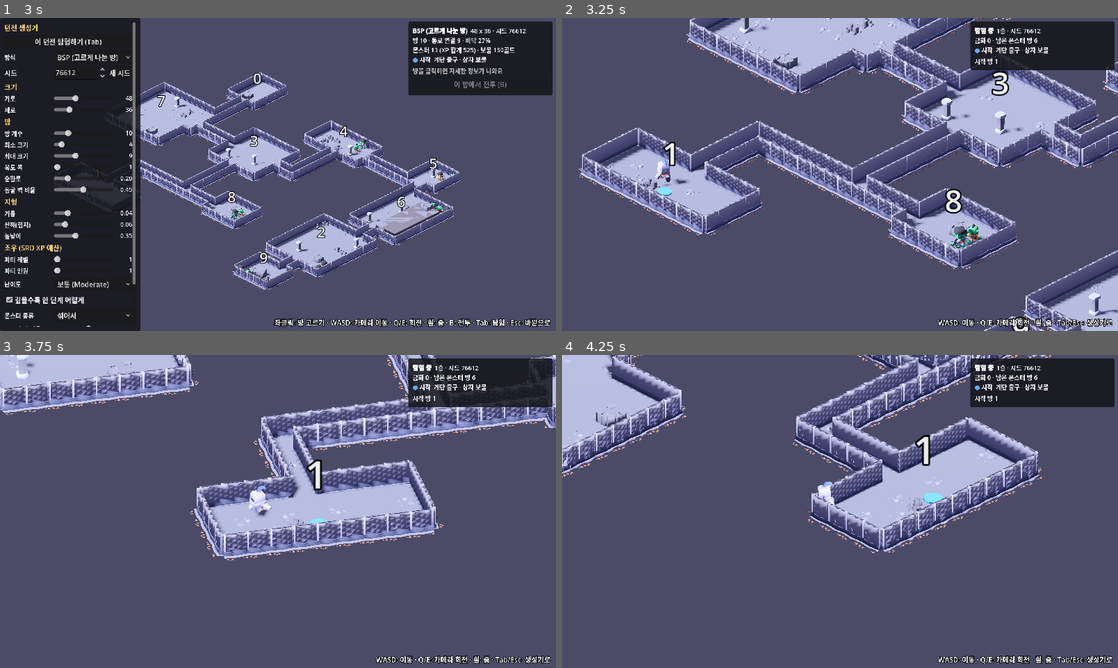
Above: before the commit, frames 1-4 (two rows, left to right).
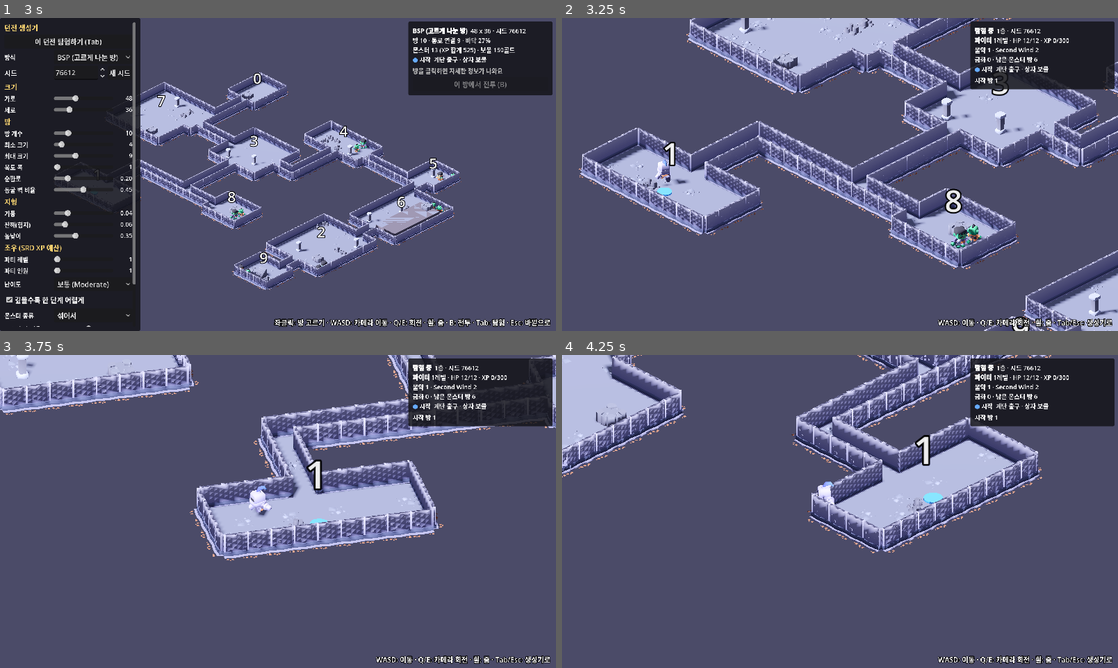
Above: after the commit, the same moments.

Repository: wooddoll/tinySlash
Game: Godot game, scene res://scenes/battle.tscn
The game is run twice, just before and just after one commit, with the same random seed, the same clock (stepped at 60 frames per second) and the same inputs. This scene is started directly instead of the project's main scene.
Inputs (mouse positions are in pixels of both pictures, inside the frame that each line leads up to):
- Up to frame 1 (3 s): tap Enter (end_turn) at 0.5 s; move the mouse to (400, 158) at 0.52 s; hold D (move_right) 0.53-1.28 s; tap Tab (explore) at 0.6 s; click (400, 158) at 0.67 s; tap Space (jump) at 0.77, 1.52 s; tap G (open_dungeon) at 0.8, 1.35 s; move the mouse to (166, 190) at 1.27 s; hold Escape (back) 1.28-2.03 s; tap B (start_battle) at 1.55, 2.1 s; move the mouse to (333, 105) at 2.02 s; hold D (move_right) 2.03-2.78 s; tap R at 2.3, 2.85 s; move the mouse to (250, 237) at 2.77 s; hold W (move_up) from 2.78 s (still down); click (250, 237) at 2.92 s
- Up to frame 2 (3.25 s): keep holding W (move_up); tap Space (jump) at 3.02 s; tap Tab (explore) at 3.05 s
- Up to frame 3 (3.75 s): move the mouse to (444, 558) at 3.52 s; release W (move_up) at 3.53 s; hold A (move_left) from 3.53 s (still down); tap Q (cam_left) at 3.6 s
- Up to frame 4 (4.25 s): keep holding A (move_left); tap Space (jump) at 3.77 s; tap G (open_dungeon) at 3.8 s

Frame 1 is identical in both runs. In frame 2, 2.1% of the frame differs, in the area x 73-100%, y 6-23%; in frame 3, 2.1%; in frame 4, 2.1%.

Commit message:
Carry fighter state between dungeon battles
HeroState keeps HP, potion, Second Wind, Action Surge and XP across
battles during exploration, levels the fighter up from accumulated XP,
and restores the floor checkpoint on defeat. Next floors match the
party level to the fighter.

Co-Authored-By: Claude Opus 5.5 <noreply@anthropic.com>

Diff:
--- /dev/null
+++ b/rules/hero_state.gd
@@ -0,0 +1,73 @@
+## 던전 탐험 동안 전투와 전투 사이에 이어지는 파이터 상태 (HP, 사용 횟수, XP).
+## 전투 장면은 이걸로 PC를 만들고, 끝나면 결과를 다시 담습니다.
+class_name HeroState
+extends RefCounted
+
+const NAME := "파이터"
+## v1 파이터는 5레벨까지 (rules 1)
+const MAX_LEVEL := 5
+
+var xp := 0
+## -1이면 최대 HP
+var hp := -1
+## second_wind, action_surge, potion. 비어 있으면 처음 상태
+var resources := {}
+
+
+static func fresh() -> HeroState:
+	var h := HeroState.new()
+	h.resources = {"potion": 1}
+	return h
+
+
+func level() -> int:
+	return mini(Rules.level_for_xp(xp), MAX_LEVEL)
+
+
+func max_hp() -> int:
+	return Catalog.fighter(level()).max_hp
+
+
+func current_hp() -> int:
+	return max_hp() if hp < 0 else hp
+
+
+func duplicate_state() -> HeroState:
+	var h := HeroState.new()
+	h.xp = xp
+	h.hp = hp
+	h.resources = resources.duplicate()
+	return h
+
+
+## 이 상태로 전투용 PC를 만듦
+func make_creature() -> Creature:
+	var c := Creature.new(Catalog.fighter(level()), 0, NAME)
+	for k in resources:
+		c.resources[k] = resources[k]
+	if hp >= 0:
+		c.hp = clampi(hp, 1, c.stats.max_hp)
+	return c
+
+
+## 전투가 끝났거나 도망쳤을 때 PC 상태를 담고 XP를 더함. 레벨이 오르면 {"level_up": 새 레벨}
+func absorb(c: Creature, xp_gain := 0) -> Dictionary:
+	var before := Catalog.fighter(level())
+	hp = maxi(c.hp, 1)  # 이겼는데 쓰러져 있었으면 1로 일어남
+	resources = {}
+	for k in ["second_wind", "action_surge", "potion"]:
+		if c.resources.has(k):
+			resources[k] = c.resources[k]
+	xp += xp_gain
+	var after := Catalog.fighter(level())
+	if after.level <= before.level:
+		return {}
+	# 레벨업: 늘어난 최대 HP만큼 회복하고, 새로 생기거나 늘어난 사용 횟수를 더함
+	hp += after.max_hp - before.max_hp
+	var probe_old := Creature.new(before, 0)
+	var probe_new := Creature.new(after, 0)
+	for k in ["second_wind", "action_surge"]:
+		var gain: int = probe_new.resources.get(k, 0) - probe_old.resources.get(k, 0)
+		if gain > 0:
+			resources[k] = resources.get(k, 0) + gain
+	return {"level_up": after.level}
--- a/scripts/battle.gd
+++ b/scripts/battle.gd
@@ -294,8 +294,11 @@
 
 func _spawn_units() -> void:
 	combat = Combat.new(grid, Dice.new())
-	pc = Creature.new(Catalog.fighter(1), 0, "파이터")
-	pc.resources["potion"] = 1
+	if custom.has("hero"):
+		pc = (custom.hero as HeroState).make_creature()  # 던전 탐험: 앞 전투의 HP와 사용 횟수를 이어 감
+	else:
+		pc = Creature.new(Catalog.fighter(1), 0, "파이터")
+		pc.resources["potion"] = 1
 	pc.facing = Vector2i(1, 0)
 	combat.add(pc, custom.get("pc_start", PC_START))
 	var counts := {}
@@ -622,7 +625,15 @@
 	var keys := "Esc: 던전으로 · R: 다시" if _dungeon() else "F1~F5: 다른 조우 · R: 다시"
 	if _dungeon():
 		custom["result"] = "win" if combat.winner == 0 else "lose"
-	if combat.winner == 0:
+	if combat.winner == 0 and custom.has("hero"):
+		# 이긴 전투는 다시 할 수 없음 (XP가 두 번 쌓이지 않게)
+		var hero: HeroState = custom.hero
+		var up := hero.absorb(pc, combat.xp_earned)
+		result_label.text = "승리!\n경험치 +%d (누적 %d) · 레벨 %d%s\nEsc: 던전으로" % [
+			combat.xp_earned, hero.xp, hero.level(), "\n레벨 업!" if up.has("level_up") else ""]
+		if up.has("level_up"):
+			custom["level_up"] = up.level_up
+	elif combat.winner == 0:
 		result_label.text = "승리!\n경험치 %d · 레벨 %d\n%s" % [combat.xp_earned, Rules.level_for_xp(combat.xp_earned), keys]
 	else:
 		result_label.text = "패배...\n%s" % keys
@@ -674,7 +685,7 @@
 		if ENCOUNTER_KEYS.has(key) and not _dungeon():
 			encounter_id = ENCOUNTER_KEYS[key]
 			get_tree().reload_current_scene()
-		elif key == KEY_R and combat.over:
+		elif key == KEY_R and combat.over and not (custom.has("hero") and combat.winner == 0):
 			custom.erase("result")
 			get_tree().reload_current_scene()
 		elif key >= KEY_1 and key <= KEY_3:
@@ -684,6 +695,12 @@
 		elif event.is_action("end_turn"):
 			_do_action("end")
 		elif event.is_action("back"):
+			if custom.has("hero") and not combat.over:
+				# 전투 중 도망: 쓰러져 있었으면 패배, 아니면 지금 HP와 사용 횟수를 그대로 가져감
+				if pc.is_down() or not pc.is_alive():
+					custom["result"] = "lose"
+				else:
+					(custom.hero as HeroState).absorb(pc)
 			if _dungeon():
 				get_tree().change_scene_to_file("res://scenes/dungeon.tscn")
 			else:
--- a/scripts/dungeon_view.gd
+++ b/scripts/dungeon_view.gd
@@ -28,6 +28,10 @@
 static var opened := {}
 static var gold := 0
 static var floor_no := 1
+## 전투 사이에 이어지는 파이터 상태. 지면 checkpoint(이 층에 들어올 때 상태)로 되돌림 [임시]
+static var hero: HeroState = null
+static var checkpoint: HeroState = null
+static var _pending_toast := ""
 
 @onready var focus: Node3D = $Focus
 @onready var rig: Node3D = $CameraRig
@@ -76,9 +80,15 @@
 			"win":
 				cleared[int(Battle.custom.room_id)] = true  # 들어선 칸에서 계속
 			"lose":
-				explore_cell = Vector2i(-1, -1)  # 시작 지점으로 [임시: 체크포인트 대신]
+				# 층 시작 지점과 그때 상태로 [임시: 체크포인트 규칙 대신]
+				explore_cell = Vector2i(-1, -1)
+				if checkpoint:
+					hero = checkpoint.duplicate_state()
+				_pending_toast = "쓰러졌어요… 층 입구에서 다시 시작"
 			_:
 				explore_cell = retreat_cell  # 도망침
+		if Battle.custom.has("level_up"):
+			_pending_toast = "레벨 업! %d레벨" % Battle.custom.level_up
 	Battle.custom = {}
 
 
@@ -590,9 +600,11 @@
 		return
 	exploring = on
 	if on:
-		# 생성기에서 새로 시작하면 금화와 층 수를 처음부터
+		# 생성기에서 새로 시작하면 금화, 층 수, 파이터 상태를 처음부터
 		gold = 0
 		floor_no = 1
+		hero = HeroState.fresh()
+		checkpoint = hero.duplicate_state()
 	else:
 		if explorer:
 			explore_cell = explorer.cell
@@ -609,6 +621,12 @@
 	_show_room(hover_mesh, -1)
 	if exploring:
 		_show_room(select_mesh, -1)
+		if hero == null:
+			hero = HeroState.fresh()
+			checkpoint = hero.duplicate_state()
+		if _pending_toast != "":
+			_toast(_pending_toast)
+			_pending_toast = ""
 		if explorer == null:
 			var at := explore_cell if dungeon.is_walkable(explore_cell) else dungeon.start
 			explorer = Explorer.new()
@@ -651,6 +669,7 @@
 	retreat_cell = from if dungeon.is_walkable(from) else dungeon.start
 	_toast("몬스터 발견! — " + str(dungeon.rooms[room].encounter.label))
 	Battle.custom = dungeon.battle_setup(room, to)
+	Battle.custom["hero"] = hero
 	await get_tree().create_timer(0.8).timeout
 	get_tree().change_scene_to_file("res://scenes/battle.tscn")
 
@@ -679,6 +698,13 @@
 func _next_floor() -> void:
 	var keep_gold := gold
 	floor_no += 1
+	checkpoint = hero.duplicate_state()
+	# 몬스터 예산을 파이터 레벨에 맞춤
+	if params.party_level != hero.level():
+		params.party_level = hero.level()
+		_syncing = true
+		(controls["party_level"] as HSlider).value = hero.level()
+		_syncing = false
 	seed_box.value = randi_range(1, 999999)  # _set_param이 탐험 상태를 비우고 다시 만듦
 	gold = keep_gold
 	_toast("%d층" % floor_no)
@@ -697,8 +723,19 @@
 	for r in dungeon.rooms:
 		if not r.encounter.is_empty() and not cleared.has(r.id):
 			left += 1
-	info_label.text = "[b]탐험 중[/b]  %d층 · 시드 %d\n금화 %d · 남은 몬스터 방 %d\n[color=#6af]●[/color] 시작  계단 출구 · 상자 보물" % [
-		floor_no, dungeon.seed_used, gold, left]
+	var lv := hero.level()
+	var next_xp := "최고" if lv >= HeroState.MAX_LEVEL else str(Rules.XP_THRESHOLDS[lv])
+	var hp := hero.current_hp()
+	var hp_col := "#f66" if hp * 2 <= hero.max_hp() else "#ddd"
+	var probe := hero.make_creature()
+	info_label.text = ("[b]탐험 중[/b]  %d층 · 시드 %d\n"
+			+ "[b]파이터[/b] %d레벨 · [color=%s]HP %d/%d[/color] · XP %d/%s\n"
+			+ "물약 %d · Second Wind %d%s\n"
+			+ "금화 %d · 남은 몬스터 방 %d\n[color=#6af]●[/color] 시작  계단 출구 · 상자 보물") % [
+		floor_no, dungeon.seed_used, lv, hp_col, hp, hero.max_hp(), hero.xp, next_xp,
+		probe.resources.get("potion", 0), probe.resources.get("second_wind", 0),
+		(" · Action Surge %d" % probe.resources.action_surge) if probe.resources.has("action_surge") else "",
+		gold, left]
 	var here := dungeon.room_at(explorer.cell) if explorer else -1
 	if here < 0:
 		room_label.text = "[color=gray]통로[/color]"
--- a/tests/test_dungeon.gd
+++ b/tests/test_dungeon.gd
@@ -247,3 +247,47 @@
 	check(not Explorer.can_stand(d, Vector2(wall.x + 0.5, wall.y + 0.5)), "cannot stand in wall")
 	for c in d.obstacles:
 		check(not Explorer.can_stand(d, Vector2(c.x + 0.5, c.y + 0.5)), "cannot stand on obstacle")
+
+
+func test_hero_state_carries_between_battles() -> void:
+	var h := HeroState.fresh()
+	var c := h.make_creature()
+	eq(c.hp, 12, "fresh full hp")
+	eq(c.resources.get("potion", 0), 1, "fresh potion")
+	eq(c.resources.get("second_wind", 0), 2, "fresh second wind")
+	c.hp = 5
+	c.resources["second_wind"] = 1
+	c.resources["potion"] = 0
+	c.temp_hp = 4
+	eq(h.absorb(c, 50), {}, "no level up at 50 xp")
+	var c2 := h.make_creature()
+	eq(c2.hp, 5, "hp carried")
+	eq(c2.temp_hp, 0, "temp hp not carried")
+	eq(c2.resources.get("second_wind", 0), 1, "second wind carried")
+	eq(c2.resources.get("potion", 0), 0, "potion carried")
+	eq(h.xp, 50, "xp accumulates")
+
+
+func test_hero_state_level_up() -> void:
+	var h := HeroState.fresh()
+	var c := h.make_creature()
+	c.hp = 6
+	var up := h.absorb(c, 300)
+	eq(up.get("level_up", 0), 2, "level 2 at 300 xp")
+	var c2 := h.make_creature()
+	eq(c2.stats.level, 2, "creature built at new level")
+	eq(c2.stats.max_hp, 20, "level 2 max hp")
+	eq(c2.hp, 14, "hp grows by max hp gain")
+	eq(c2.resources.get("action_surge", 0), 1, "action surge gained")
+	eq(c2.resources.get("second_wind", 0), 2, "second wind kept")
+
+
+func test_hero_state_down_after_win_stands_at_one() -> void:
+	var h := HeroState.fresh()
+	var c := h.make_creature()
+	c.hp = 0
+	h.absorb(c, 25)
+	eq(h.make_creature().hp, 1, "stands at 1 hp")
+	var copy := h.duplicate_state()
+	copy.xp = 999
+	eq(h.xp, 25, "duplicate is independent")
Not shown, added: rules/hero_state.gd.uid
Not shown, changed: docs/implementation.md
Not shown, changed: docs/todo.md
